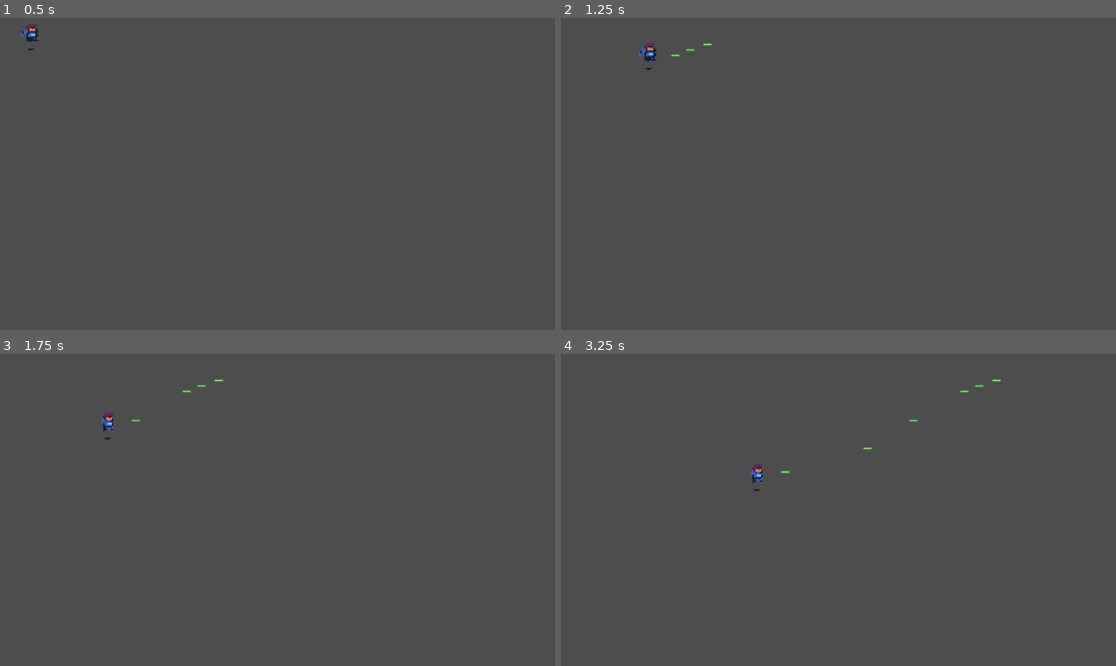
Above: before the commit, frames 1-4 (two rows, left to right).
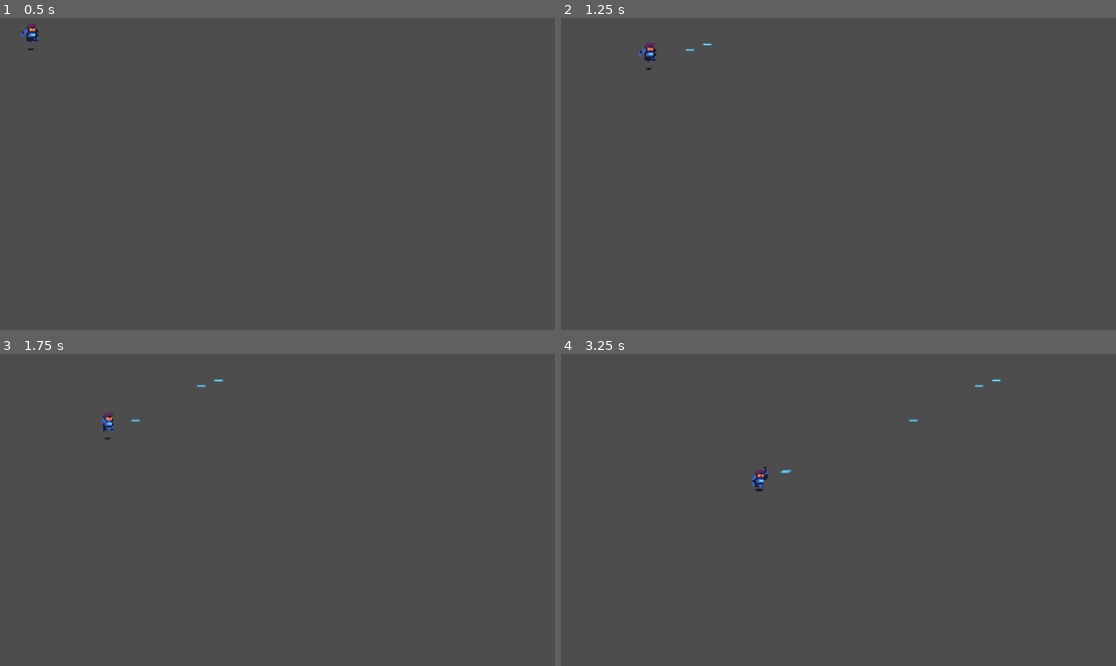
Above: after the commit, the same moments.

Repository: GerardinClement/Gamejam_forge
Game: Godot game, scene res://player.tscn
Same seed, same stepped clock (60 frames per second), same inputs: the game is played once before the commit and once after it.
Inputs (mouse positions are in pixels of both pictures, inside the frame that each line leads up to):
- Up to frame 1 (0.5 s): no input
- Up to frame 2 (1.25 s): tap Enter (ui_accept) at 0.5, 0.77 s; move the mouse to (960, 158) at 0.52 s
- Up to frame 3 (1.75 s): move the mouse to (166, 525) at 1.27 s; tap Enter (ui_accept) at 1.52 s
- Up to frame 4 (3.25 s): move the mouse to (894, 441) at 2.02 s; move the mouse to (810, 572) at 2.77 s; tap Enter (ui_accept) at 3.02 s

Frame 1 is identical in both runs. In frame 2, less than 0.1% of the frame differs, in the area x 19-28%, y 8-13%; in frame 3, less than 0.1%; in frame 4, 0.3%, in the area x 34-80%, y 8-45%.

Commit message:
shoot with animation OK

Diff:
--- a/bullet.tscn
+++ b/bullet.tscn
@@ -6,36 +6,36 @@
 [sub_resource type="RectangleShape2D" id="RectangleShape2D_fwngm"]
 size = Vector2(19, 6)
 
-[sub_resource type="AtlasTexture" id="AtlasTexture_xbwl6"]
+[sub_resource type="AtlasTexture" id="AtlasTexture_kn6ut"]
 atlas = ExtResource("1_se1ag")
-region = Rect2(0, 0, 66, 64)
+region = Rect2(0, 64, 67, 64)
 
-[sub_resource type="AtlasTexture" id="AtlasTexture_xq6j8"]
+[sub_resource type="AtlasTexture" id="AtlasTexture_138qu"]
 atlas = ExtResource("1_se1ag")
-region = Rect2(66, 0, 66, 64)
+region = Rect2(67, 64, 67, 64)
 
-[sub_resource type="AtlasTexture" id="AtlasTexture_qtaf1"]
+[sub_resource type="AtlasTexture" id="AtlasTexture_kneos"]
 atlas = ExtResource("1_se1ag")
-region = Rect2(132, 0, 66, 64)
+region = Rect2(134, 64, 67, 64)
 
-[sub_resource type="AtlasTexture" id="AtlasTexture_vxs8l"]
+[sub_resource type="AtlasTexture" id="AtlasTexture_6jc8o"]
 atlas = ExtResource("1_se1ag")
-region = Rect2(198, 0, 66, 64)
+region = Rect2(201, 64, 67, 64)
 
 [sub_resource type="SpriteFrames" id="SpriteFrames_ct15c"]
 animations = [{
 "frames": [{
 "duration": 1.0,
-"texture": SubResource("AtlasTexture_xbwl6")
+"texture": SubResource("AtlasTexture_kn6ut")
 }, {
 "duration": 1.0,
-"texture": SubResource("AtlasTexture_xq6j8")
+"texture": SubResource("AtlasTexture_138qu")
 }, {
 "duration": 1.0,
-"texture": SubResource("AtlasTexture_qtaf1")
+"texture": SubResource("AtlasTexture_kneos")
 }, {
 "duration": 1.0,
-"texture": SubResource("AtlasTexture_vxs8l")
+"texture": SubResource("AtlasTexture_6jc8o")
 }],
 "loop": true,
 "name": &"default",
--- a/player.gd
+++ b/player.gd
@@ -13,6 +13,7 @@
 		shoot()
 	$Node2D.look_at(get_global_mouse_position())
 	if $Timer.is_stopped():
+		animation.play("shoot")
 		shoot()
 		$Timer.start()
 
@@ -24,9 +25,9 @@
 		return
 	if direction.x > 0:
 		animation.flip_h = false
-		animation.play("run")
 	else:
 		animation.flip_h = true
+	if !animation.is_playing() or animation.animation == "run" or animation.animation == "idle" :
 		animation.play("run")
 	velocity = direction * delta * SPEED
 	move_and_slide()
--- a/player.tscn
+++ b/player.tscn
@@ -26,6 +26,22 @@
 atlas = ExtResource("1_obtna")
 region = Rect2(289, 293, 95, 89)
 
+[sub_resource type="AtlasTexture" id="AtlasTexture_pbnup"]
+atlas = ExtResource("1_obtna")
+region = Rect2(1, 388, 95, 93)
+
+[sub_resource type="AtlasTexture" id="AtlasTexture_sxdtg"]
+atlas = ExtResource("1_obtna")
+region = Rect2(96, 388, 95, 93)
+
+[sub_resource type="AtlasTexture" id="AtlasTexture_05o88"]
+atlas = ExtResource("1_obtna")
+region = Rect2(191, 388, 95, 93)
+
+[sub_resource type="AtlasTexture" id="AtlasTexture_8vod6"]
+atlas = ExtResource("1_obtna")
+region = Rect2(286, 388, 95, 93)
+
 [sub_resource type="SpriteFrames" id="SpriteFrames_p5bdb"]
 animations = [{
 "frames": [{
@@ -52,6 +68,23 @@
 "loop": true,
 "name": &"run",
 "speed": 5.0
+}, {
+"frames": [{
+"duration": 0.5,
+"texture": SubResource("AtlasTexture_pbnup")
+}, {
+"duration": 0.5,
+"texture": SubResource("AtlasTexture_sxdtg")
+}, {
+"duration": 0.2,
+"texture": SubResource("AtlasTexture_05o88")
+}, {
+"duration": 0.2,
+"texture": SubResource("AtlasTexture_8vod6")
+}],
+"loop": false,
+"name": &"shoot",
+"speed": 5.0
 }]
 
 [node name="Player" type="CharacterBody2D"]
@@ -65,7 +98,9 @@
 [node name="AnimatedSprite2D" type="AnimatedSprite2D" parent="."]
 position = Vector2(-7, -18)
 sprite_frames = SubResource("SpriteFrames_p5bdb")
-animation = &"idle"
+animation = &"shoot"
+frame = 3
+frame_progress = 1.0
 
 [node name="Node2D" type="Node2D" parent="."]
 
@@ -76,5 +111,6 @@
 gizmo_extents = 21.9
 
 [node name="Timer" type="Timer" parent="."]
+wait_time = 3.0
 one_shot = true
 autostart = true
Not shown: 1 places in player.tscn that only renumber resources
